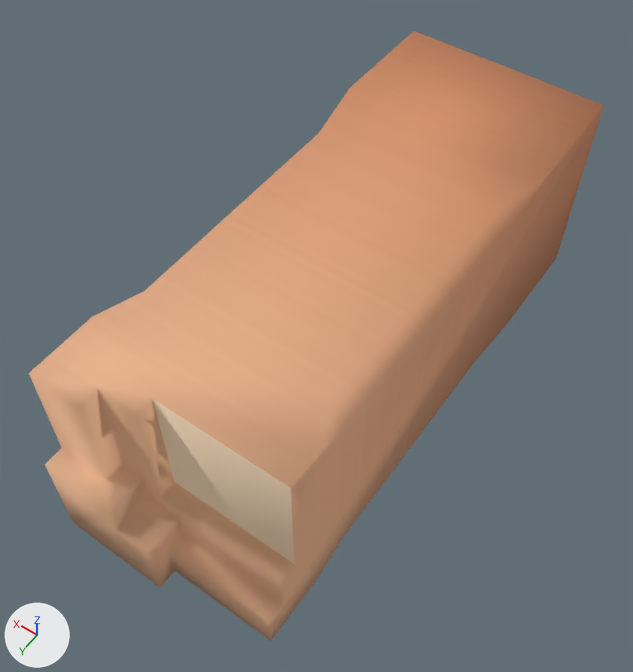
The OBJ model data/scene/wall-narrow-corner/wall-narrow-corner.obj as it was, and as the next commit left it.
Camera for both pictures: a 50 mm camera at (-0.668, 1.696, 1.484) aimed at (0.023, 0.728, -0.036). Every picture has the same lights, and +X, +Y and +Z are marked at lower left. Where no turn or scale is listed for an object, it has been applied to the vertices.

In view in the first picture: 'wall-narrow-corner'.
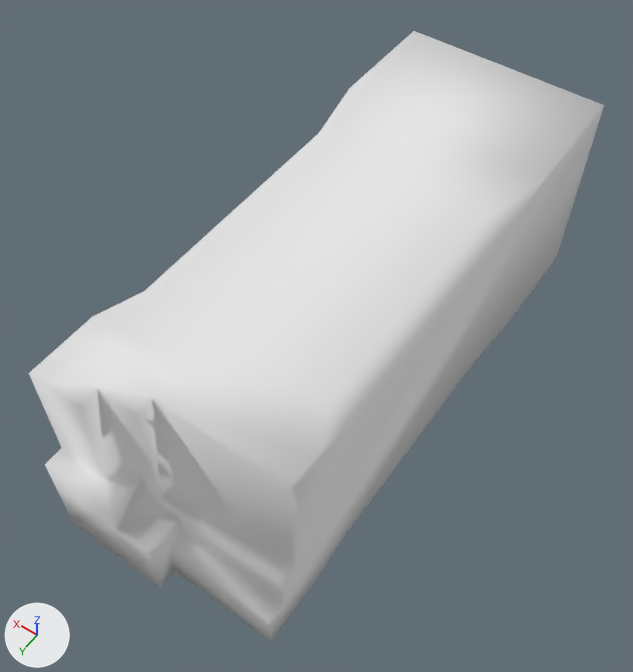
The change, as a list of edits to the scene's bpy script:
```text
Add mat_colormap_011:
    mat_colormap_011 = principled_material('colormap.011')
    mat_colormap_011.base_color = (0.8, 0.8, 0.8)  # white #e7e7e7
    mat_colormap_011.roughness = 1.0
Change me_wall_narrow_corner:
    where me_wall_narrow_corner.from_pydata(...)  # 50 vertices, 96 faces; spans x -0.25..0.25, y 0.0..1.31, z -0.25..0.25
    remove me_wall_narrow_corner.materials.append(mat_colormap_006)  # picture img_colormap_png
    add me_wall_narrow_corner.materials.append(mat_colormap_011)  # white #e7e7e7
```

Location of each change, (x1, y1, x2, y2) in pixels of the pictures (633 x 672 px):
'wall-narrow-corner', recoloured (beige to white): (29, 31, 604, 641) in both
